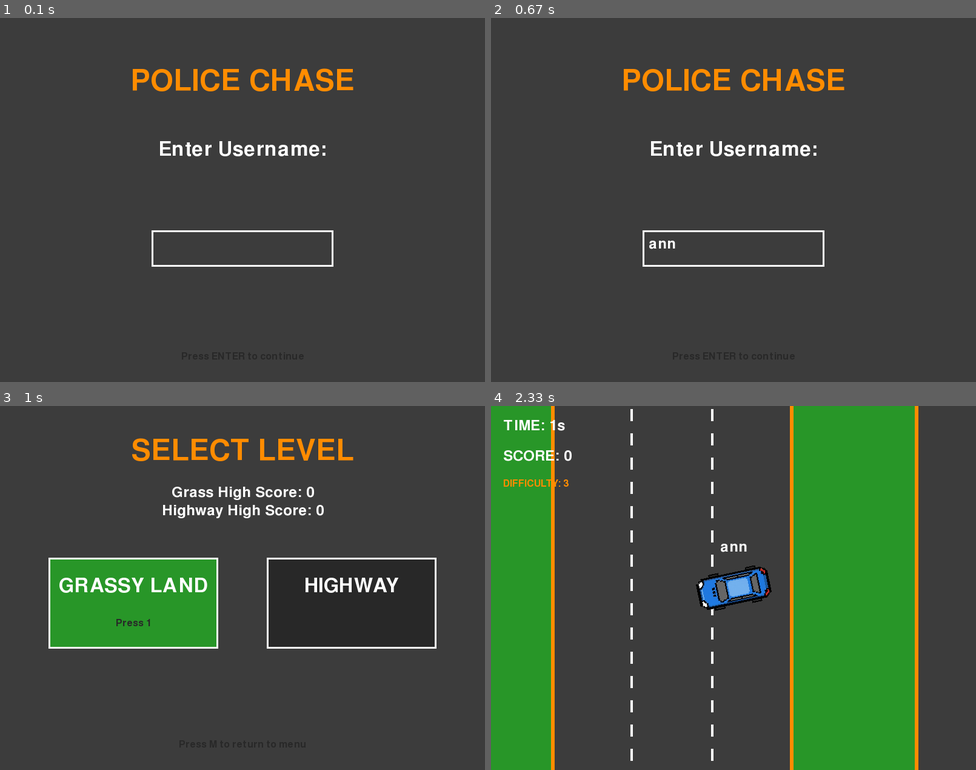
Above: before the commit, frames 1-4 (two rows, left to right).
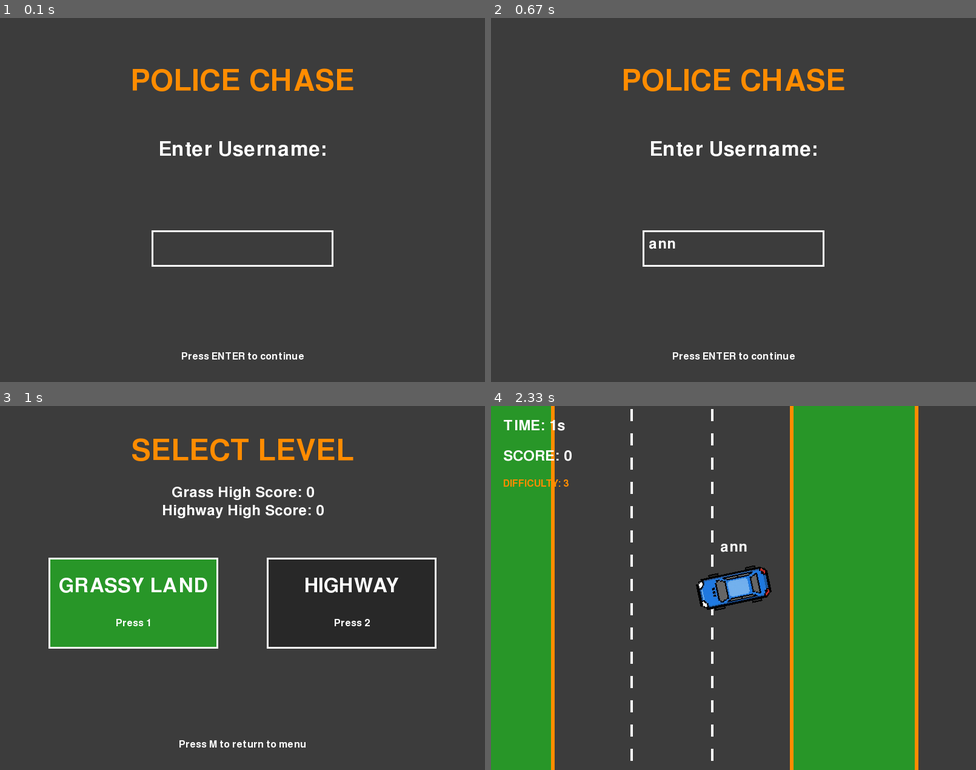
Above: after the commit, the same moments.

Repository: dwg1404-beep/pygame-internal
Game: pygame game, started from game.py
The game is run twice, just before and just after one commit, with the same random seed, the same clock (stepped at 60 frames per second) and the same inputs.
Inputs:
- Up to frame 1 (0.1 s): no input
- Up to frame 2 (0.67 s): type "ann" at 0.33 s
- Up to frame 3 (1 s): tap Enter at 0.67 s; tap 1 at 0.88 s
- Up to frame 4 (2.33 s): tap 2 at 1.22 s; hold Right 1.55-2.02 s; hold Right from 2.1 s (still down)

The runs differ from the first frame. In frame 1, 0.2% of the frame differs, in the area x 37-63%, y 91-94%; in frame 2, 0.2%; in frame 3, 0.4%, in the area x 24-77%, y 58-94%; in frame 4, nothing differs.

Commit message:
Acheived V1.2

Diff:
--- a/game.py
+++ b/game.py
@@ -29,6 +29,9 @@
 font_small = pygame.font.Font(None, 36)
 font_tiny = pygame.font.Font(None, 24)
 
+# --- ASSET DIRECTORY ---
+ASSETS_DIR = os.path.join(os.path.dirname(__file__), "assets")
+
 # --- HIGH SCORE STORAGE ---
 HIGHSCORE_FILE = os.path.join(os.path.dirname(__file__), "highscores.json")
 
@@ -50,7 +53,7 @@
 
 # --- BACKGROUND IMAGE HELPERS ---
 def ensure_background_image(name, generator, size=(WIDTH, HEIGHT), scale=True):
-    path = os.path.join(os.path.dirname(__file__), name)
+    path = os.path.join(ASSETS_DIR, name)
     if os.path.exists(path):
         try:
             img = pygame.image.load(path).convert()
@@ -94,7 +97,7 @@
 # --- ASSET LOADING --- eg car, grass, police car
 def load_asset(name, color):
     try:
-        path = os.path.join(os.path.dirname(__file__), name)
+        path = os.path.join(ASSETS_DIR, name)
         img = pygame.image.load(path).convert_alpha()
         img = pygame.transform.scale(img, (60, 120))
         return pygame.transform.rotate(img, 90)
@@ -188,7 +191,7 @@
 
     input_box.draw(screen)
 
-    hint = font_tiny.render("Press ENTER to continue", True, GRAY)
+    hint = font_tiny.render("Press ENTER to continue", True, WHITE)
     screen.blit(hint, (WIDTH//2 - hint.get_width()//2, HEIGHT - 50))
 
 def draw_main_menu():
@@ -230,7 +233,7 @@
     pygame.draw.rect(screen, WHITE, grass_rect, 3)
     grass_text = font_medium.render("GRASSY LAND", True, WHITE)
     screen.blit(grass_text, (grass_rect.centerx - grass_text.get_width()//2, grass_rect.y + 30))
-    click_text = font_tiny.render("Press 1", True, GRAY)
+    click_text = font_tiny.render("Press 1", True, WHITE)
     screen.blit(click_text, (grass_rect.centerx - click_text.get_width()//2, grass_rect.y + 100))
 
     # puts player in the Highway Level and draws it
@@ -239,10 +242,10 @@
     pygame.draw.rect(screen, WHITE, highway_rect, 3)
     highway_text = font_medium.render("HIGHWAY", True, WHITE)
     screen.blit(highway_text, (highway_rect.centerx - highway_text.get_width()//2, highway_rect.y + 30))
-    click_text = font_tiny.render("Press 2", True, GRAY)
+    click_text = font_tiny.render("Press 2", True, WHITE)
     screen.blit(click_text, (highway_rect.centerx - click_text.get_width()//2, highway_rect.y + 100))
     #tells player how to navigate screens
-    back_text = font_tiny.render("Press M to return to menu", True, GRAY)
+    back_text = font_tiny.render("Press M to return to menu", True, WHITE)
     screen.blit(back_text, (WIDTH//2 - back_text.get_width()//2, HEIGHT - 50))
 
     return grass_rect, highway_rect
@@ -273,10 +276,10 @@
         screen.blit(text, (WIDTH//2 - text.get_width()//2, y_pos))
         y_pos += 40
     #shows player what to press
-    hint = font_tiny.render("Press 1-5 to change difficulty", True, GRAY)
+    hint = font_tiny.render("Press 1-5 to change difficulty", True, WHITE)
     screen.blit(hint, (WIDTH//2 - hint.get_width()//2, HEIGHT - 80))
-    #tells player how to navigate screens
-    back_text = font_tiny.render("Press M to return to menu", True, GRAY)
+    #tells player how to naigate screens
+    back_text = font_tiny.render("Press M to return to menu", True, WHITE)
     screen.blit(back_text, (WIDTH//2 - back_text.get_width()//2, HEIGHT - 50))
 
 def draw_game():
--- a/highscores.json
+++ b/highscores.json
@@ -1,6 +1,6 @@
 {
   "egg": {
-    "grass": 11,
+    "grass": 35,
     "highway": 10
   },
   "blah blah": {
@@ -42,5 +42,13 @@
   "hen": {
     "grass": 12,
     "highway": 0
+  },
+  "test": {
+    "grass": 12,
+    "highway": 1
+  },
+  "j": {
+    "grass": 3,
+    "highway": 0
   }
 }
